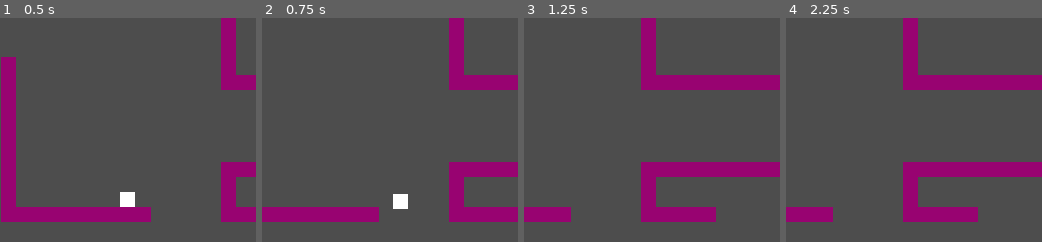
Above: before the commit, frames 1-4 (left to right).
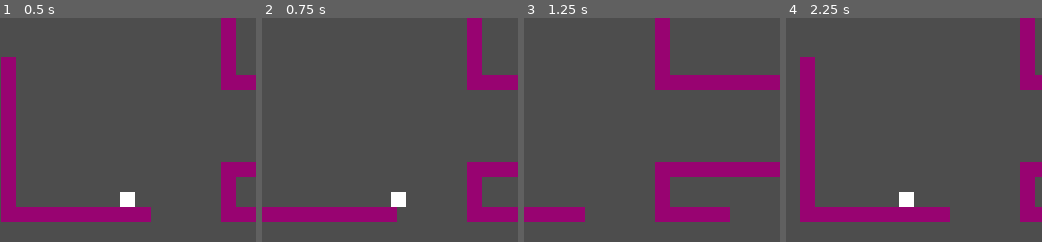
Above: after the commit, the same moments.

Repository: dirtOval/nes-platformer-2026
Game: Godot game, scene res://main.tscn
Same seed, same stepped clock (60 frames per second), same inputs: the game is played once before the commit and once after it.
Inputs:
- Up to frame 1 (0.5 s): no input
- Up to frame 2 (0.75 s): tap Enter at 0.5 s; hold Right (right) from 0.53 s (still down)
- Up to frame 3 (1.25 s): keep holding Right (right); tap Z (jump) at 0.77 s
- Up to frame 4 (2.25 s): tap Z (jump) at 1.52 s; tap R (reset, bound only after the commit) at 2 s; release Right (right) at 2.03 s; hold Left (left) from 2.03 s (still down)

Frame 1 is identical in both runs. In frame 2, 6.6% of the frame differs, in the area x 45-86%, y 0-92%; in frame 3, 6.1%; in frame 4, 18%, in the area x 0-100%, y 0-92%.

Commit message:
added reset button, acceleration for movement (though it sucks rn)

Diff:
--- /dev/null
+++ b/main.gd
@@ -0,0 +1,15 @@
+extends Node2D
+
+const player = preload("res://player.tscn")
+
+
+# Called when the node enters the scene tree for the first time.
+func _ready() -> void:
+  pass # Replace with function body.
+
+
+func _process(delta: float) -> void:
+  if Input.is_action_just_pressed("reset"):
+    print("reset scene")
+    $Camera2D.queue_free()
+    get_tree().reload_current_scene()
--- a/main.tscn
+++ b/main.tscn
@@ -1,5 +1,6 @@
 [gd_scene format=3 uid="uid://c6kcd3is81ij"]
 
+[ext_resource type="Script" uid="uid://526mqbykk7bu" path="res://main.gd" id="1_7mycd"]
 [ext_resource type="PackedScene" uid="uid://lcbcbixwgkup" path="res://temp_terrain_prefab/floor_5x_1.tscn" id="2_1bvp3"]
 [ext_resource type="PackedScene" uid="uid://dgnv6tkq18p16" path="res://player.tscn" id="2_h2yge"]
 [ext_resource type="PackedScene" uid="uid://bajqxoapg0p17" path="res://temp_terrain_prefab/floor_1x3.tscn" id="3_lquwl"]
@@ -7,10 +8,10 @@
 [ext_resource type="PackedScene" uid="uid://bwl6ui3d2rkv7" path="res://temp_terrain_prefab/floor_3x_1.tscn" id="5_lquwl"]
 
 [node name="Main" type="Node2D" unique_id=456507446]
+script = ExtResource("1_7mycd")
 
 [node name="Player" parent="." unique_id=780051216 instance=ExtResource("2_h2yge")]
 position = Vector2(123, 143)
-SPEED = 300.0
 
 [node name="Floor5x1" parent="." unique_id=986949322 instance=ExtResource("2_1bvp3")]
 position = Vector2(4, 164)
--- a/player.gd
+++ b/player.gd
@@ -1,8 +1,11 @@
 extends CharacterBody2D
 
 
-@export var SPEED = 200.0
-@export var JUMP_VELOCITY = -400.0
+@export var MAX_SPEED = 200.0
+@export var JUMP_VELOCITY = -400
+@export var ACCELERATION = 1000
+@export var FRICTION = 1200
+
 
 var on_floor_ref = true
 
@@ -10,8 +13,17 @@
 @export var coyote_frames: int = 6
 var coyote_timer: int = 0
 
+func _physics_process(delta: float) -> void:
 
-func _physics_process(delta: float) -> void:
+  # Get the input direction and handle the movement/deceleration.
+  # As good practice, you should replace UI actions with custom gameplay actions.
+  var direction := Input.get_axis("left", "right")
+  if direction:
+    #velocity.x = direction * MAX_SPEED
+    velocity.x = move_toward(velocity.x, direction * MAX_SPEED, ACCELERATION * delta)
+  else:
+    velocity.x = move_toward(velocity.x, 0, FRICTION * delta)
+
   # Add the gravity.
   if not is_on_floor():
     velocity += get_gravity() * delta
@@ -29,21 +41,13 @@
       coyote_timer = coyote_frames
   on_floor_ref = is_on_floor()
 
-  # Get the input direction and handle the movement/deceleration.
-  # As good practice, you should replace UI actions with custom gameplay actions.
-  var direction := Input.get_axis("left", "right")
-  if direction:
-    velocity.x = direction * SPEED
-  else:
-    velocity.x = move_toward(velocity.x, 0, SPEED)
-
   move_and_slide()
 
 func die() -> void:
   var camera = $Camera2D
   var camera_position = camera.global_position
   remove_child($Camera2D)
-  get_tree().root.add_child(camera)
+  get_tree().root.get_node("Main").add_child(camera)
   camera.position_smoothing_enabled = false
   camera.global_position = camera_position
   queue_free()
--- a/player.tscn
+++ b/player.tscn
@@ -8,6 +8,10 @@
 collision_mask = 6
 safe_margin = 0.01
 script = ExtResource("1_4flbx")
+MAX_SPEED = 300.0
+JUMP_VELOCITY = -500
+ACCELERATION = 1500
+FRICTION = 2400
 coyote_frames = 4
 
 [node name="CollisionShape2D" type="CollisionShape2D" parent="." unique_id=867029209]
--- a/project.godot
+++ b/project.godot
@@ -50,6 +50,11 @@
 , Object(InputEventKey,"resource_local_to_scene":false,"resource_name":"","device":-1,"window_id":0,"alt_pressed":false …(182 unchanged characters)…
 ]
 }
+reset={
+"deadzone": 0.2,
+"events": [Object(InputEventKey,"resource_local_to_scene":false,"resource_name":"","device":-1,"window_id":0,"alt_pressed":false,"shift_pressed":false,"ctrl_pressed":false,"meta_pressed":false,"pressed":false,"keycode":0,"physical_keycode":82,"key_label":0,"unicode":114,"location":0,"echo":false,"script":null)
+]
+}
 
 [layer_names]
 
Not shown, added: main.gd.uid
